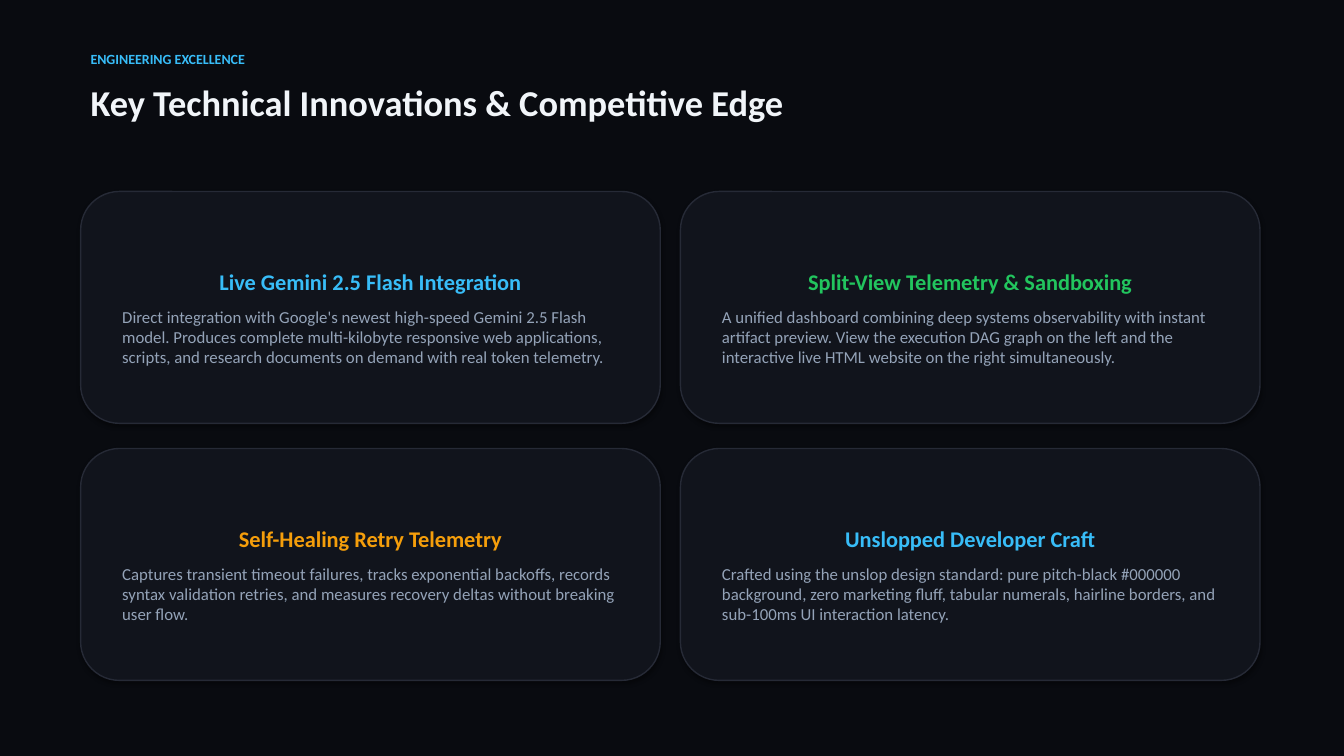
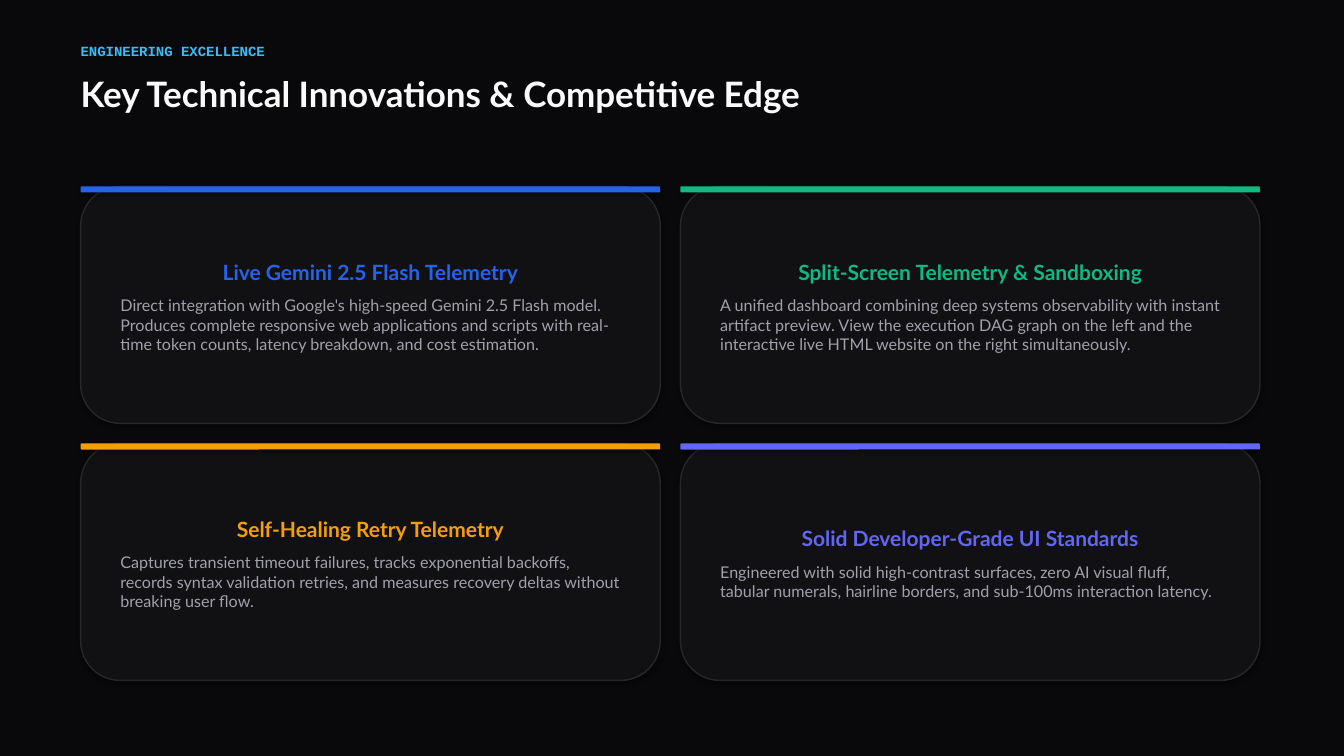
Before and after one commit to IHassanshaikh/Agent-Arena, a slide deck: slide 5 of AgentArena_Hackathon_Pitch.pptx. Drawn at 1344x756 pixels with LibreOffice and Linux fonts; fonts in the diff are those of the drawing. Boxes give left, top, right and bottom in pixels: in the first picture for what was removed or moved away, otherwise in the second. Text is boxed around its words. In the diff, an @@ line names an element or a change of style, - is before the commit and + after.

Commit message:
docs: update PPT presentation styling and incorporate live Vercel deployment link

```diff
--- a/AgentArena_Hackathon_Pitch.pptx
+++ b/AgentArena_Hackathon_Pitch.pptx
@@ rectangle at [0,0,1344,756]: fill #090B10 to #09090B @@
@@ text "ENGINEERING EXCELLENCE" at [81,46,265,56]: font Calibri to Courier New @@
@@ text "Key Technical Innovations & Competitive ..." at [81,81,800,114]: size 26 to 25 pt, font Calibri to Lato, text colour #F1F5F9 to #FAFAFA @@
@@ rounded rectangle "Live Gemini 2.5 Flash Telemetry": place and size @@
-rounded rectangle "Live Gemini 2.5 Flash Telemetry" at [81,192,660,423]
+rounded rectangle "Live Gemini 2.5 Flash Telemetry" at [81,187,660,423]
@@ rounded rectangle added at [81,187,660,193], fill #2563EB @@
@@ rounded rectangle "Split-Screen Telemetry & Sandboxing": place and size @@
-rounded rectangle "Split-Screen Telemetry & Sandboxing" at [681,192,1260,423]
+rounded rectangle "Split-Screen Telemetry & Sandboxing" at [681,187,1260,423]
@@ rounded rectangle added at [681,187,1260,193], fill #10B981 @@
@@ text in rounded rectangle at [120,264,609,353]: text changed; size 12 to 11.5 pt; font Calibri to Lato; text colour #94A3B8 to #A1A1AA @@
-Live Gemini 2.5 Flash Integration
-Direct integration with Google's newest high-speed Gemini 2.5 Flash model. Produces complete multi-kilobyte responsive web applications, scripts, and research documents on demand with real token telemetry.
+Live Gemini 2.5 Flash Telemetry
+Direct integration with Google's high-speed Gemini 2.5 Flash model. Produces complete responsive web applications and scripts with real-time token counts, latency breakdown, and cost estimation.
@@ text in rounded rectangle at [798,264,1141,284]: text changed; size 16 to 15 pt; font Calibri to Lato; text colour #22C55E to #10B981 @@
-Split-View Telemetry & Sandboxing
+Split-Screen Telemetry & Sandboxing
@@ text in rounded rectangle at [720,299,1220,353]: size 12 to 11.5 pt, font Calibri to Lato, text colour #94A3B8 to #A1A1AA in "A unified dashboard combining deep systems observability ..." @@
@@ rounded rectangle "Self-Healing Retry Telemetry": place and size @@
-rounded rectangle "Self-Healing Retry Telemetry" at [81,449,660,681]
+rounded rectangle "Self-Healing Retry Telemetry" at [81,444,660,681]
@@ rounded rectangle "Self-Healing Retry Telemetry" at [81,444,660,681]: size 16 to 15 pt in "Self-Healing Retry Telemetry"; font Calibri to Lato; size 12 to 11.5 pt, text colour #94A3B8 to #A1A1AA in "Captures transient timeout failures, tracks exponential back ..."; fill #11141C to #111114; outline #262A36 1 pt to #27272A 1 pt @@
@@ rounded rectangle added at [81,444,660,450], fill #F59E0B @@
@@ fill #11141C to #111114; outline #262A36 1 pt to #27272A 1 pt in 3 elements at [81,187,660,423], [681,187,1260,423], [681,444,1260,681] @@
@@ rounded rectangle "Solid Developer-Grade UI Standards": place and size @@
-rounded rectangle "Solid Developer-Grade UI Standards" at [681,449,1260,681]
+rounded rectangle "Solid Developer-Grade UI Standards" at [681,444,1260,681]
@@ rounded rectangle added at [681,444,1260,450], fill #6366F1 @@
@@ text in rounded rectangle at [720,530,1212,600]: text changed; size 12 to 11.5 pt; font Calibri to Lato; text colour #94A3B8 to #A1A1AA @@
-Unslopped Developer Craft
-Crafted using the unslop design standard: pure pitch-black #000000 background, zero marketing fluff, tabular numerals, hairline borders, and sub-100ms UI interaction latency.
+Solid Developer-Grade UI Standards
+Engineered with solid high-contrast surfaces, zero AI visual fluff, tabular numerals, hairline borders, and sub-100ms interaction latency.
```
Also in this commit, not shown: 9 other slides changed, 3 other files.
